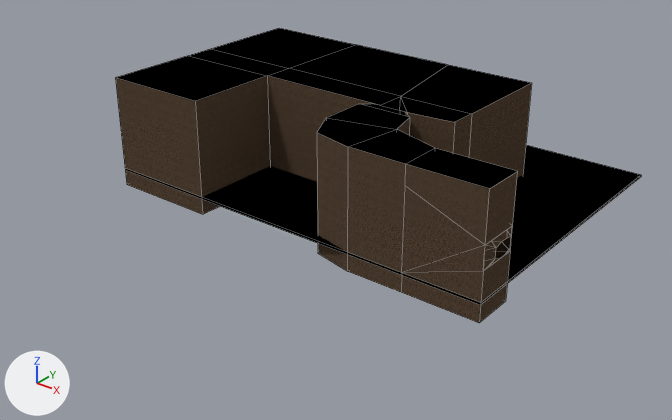
An edit to the Blender file Assets/World/C8L1/raw/C8L1.blend, drawn before and after from the same camera.
Before and after are seen from a camera (50 mm lens) standing at (126.0, -253.0, 156.0) and looking at (-90.0, 18.0, -12.0). The axes (+X, +Y, +Z) are drawn at lower left. The lights are the same throughout. Mesh edges are drawn as thin lines.

Names of what the first picture shows: 'Room1', 'Room1_KillTrigger'.
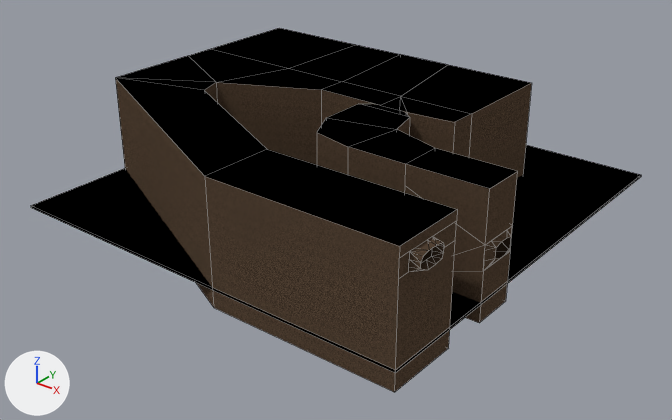
Pixel boxes [x1, y1, x2, y2] of what changed, in the pictures (672 x 420 px):
```json
{"object": "Room1", "change": "reshaped", "before": [115, 28, 532, 323], "after": [115, 28, 532, 392], "on screen": "23% taller"}
{"object": "Room1_KillTrigger", "change": "mesh rescaled", "before": [125, 145, 641, 305], "after": [31, 145, 641, 373], "on screen": "18% wider, 42% taller"}
{"part": 1, "of": "me_cube_001", "change": "built on", "before": [115, 45, 404, 214], "after": [115, 45, 457, 392]}
```

Edits to the scene script, one JSON object a line:
```json
{"block": "me_cube_001", "where": "# used by ob_room1; location = (0.0, 0.0, 0.0)"}
{"op": "remove", "block": "me_cube_001", "code": "me_cube_001.from_pydata(...)  # 84 vertices, 77 faces; spans x -184.0..-1.0, y -14.0..90.0, z -16.0..34.0"}
{"op": "add", "block": "me_cube_001", "code": "me_cube_001.from_pydata(...)  # 126 vertices, 120 faces; spans x -184.0..1.0, y -63.0..90.0, z -16.0..34.0"}
{"block": "me_cube_001", "change": "me_cube_001 part 1"}
{"block": "me_cube_001", "change": "9 faces are deleted"}
{"block": "me_cube_001", "change": "4 vertices move from x -136.0, y -14.0..28.0, z -16.0..34.0 to x -147.0..-143.0, y -2.0..8.0, z -16.0..34.0"}
{"block": "me_cube_001", "change": "42 vertices are added at x -110.0..1.0, y -63.0..90.0, z -16.0..34.0"}
{"block": "me_cube_001", "change": "16 new faces join them, mat_ef_black"}
{"block": "me_cube_001", "change": "36 new faces join them, mat_tri_cavewall"}
{"block": "me_cube_002", "where": "me_cube_002.from_pydata(...)  # 8 vertices, 6 faces; spans x -14.0..122.0, y 3.0..184.0, z -9.0..-8.0"}
{"block": "me_cube_002", "where": "# used by ob_room1_killtrigger; location = (0.0, 0.0, 0.0); rotation_euler = (0.0, 0.0, 1.571), in degrees (0, 0, 90)"}
{"block": "me_cube_002", "change": "me_cube_002 part 2: the whole mesh is scaled about its middle by (1.36, 1, 1), then moved by (-25.0, 0.0, 0.0)"}
```
